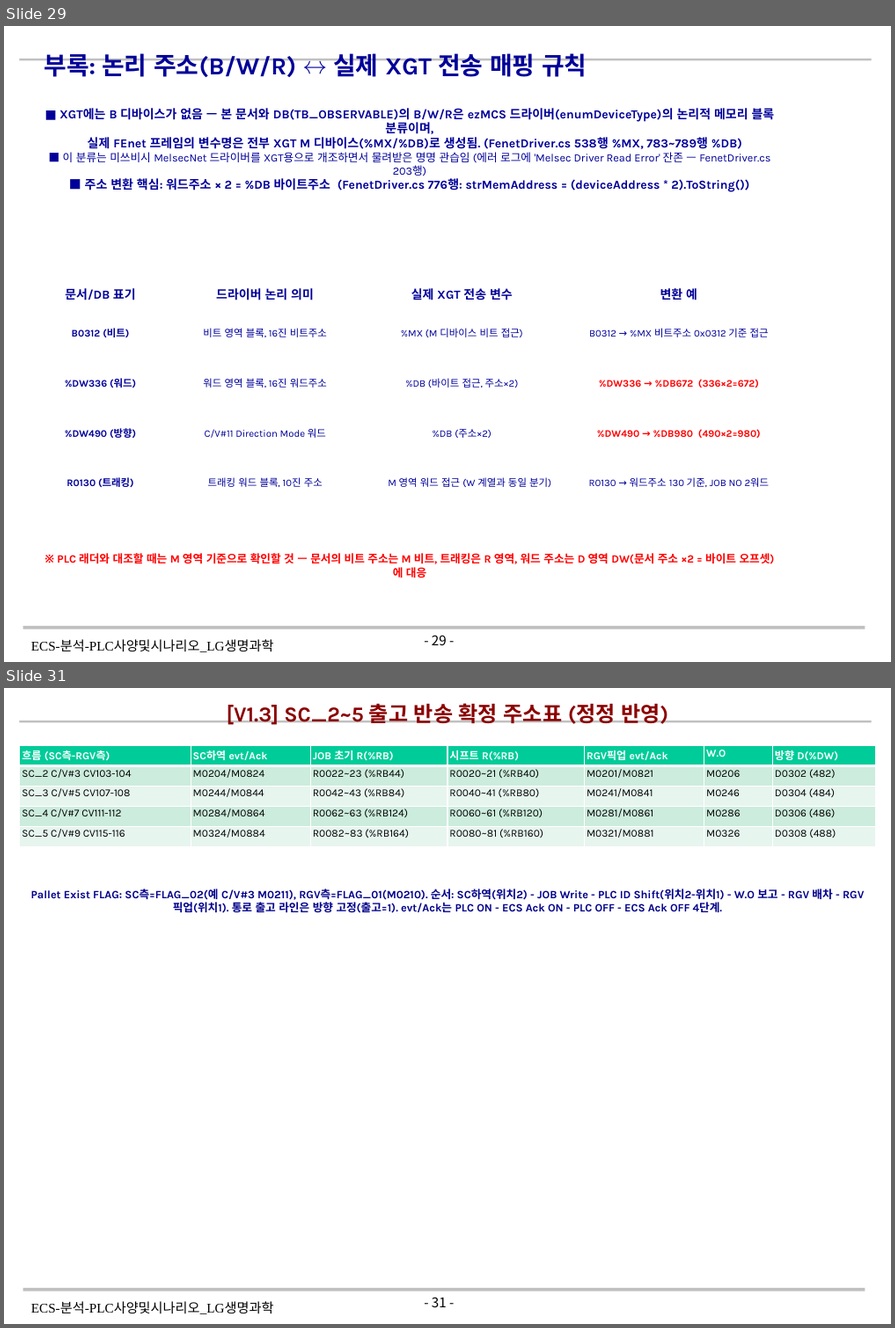
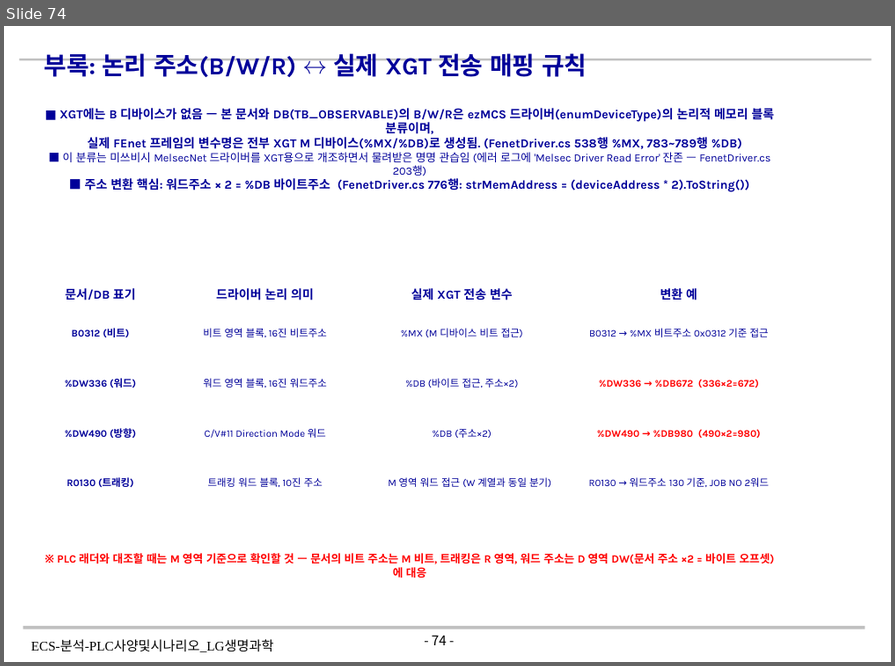
Before and after one commit to yeorijby-coder/LGLS_ALL, a slide deck: ECS-분석-PLC사양및시나리오_LG생명과학_V1.3_20260819.pptx. Shown one above the other, each under a label of ours: slides 29 and 31 before the commit, slide 74 after it; the slides between them are not shown. The pictures are 895x1328 and 895x666 pixels, drawn with LibreOffice and Linux fonts; fonts in the diff are those of the drawing; background and template pictures are left out. Boxes give left, top, right and bottom in pixels: in the first picture for what was removed or moved away, otherwise in the second. Text is boxed around its words. In the diff, an @@ line names an element or a change of style, - is before the commit and + after.

```diff
--- a/ECS-분석-PLC사양및시나리오_LG생명과학_V1.3_20260819.pptx
+++ b/ECS-분석-PLC사양및시나리오_LG생명과학_V1.3_20260819.pptx
@@ slide 31 removed at box(4, 688, 891, 1324), background #FFFFFF; not listed: 4 template elements that a slide beside it also shows @@
@@ text removed at box(227, 703, 668, 725) @@
-[V1.3] SC_2~5 출고 반송 확정 주소표 (정정 반영)
@@ table removed at box(19, 746, 874, 846), 5 rows, 7 columns @@
-흐름 (SC측-RGV측) | SC하역 evt/Ack | JOB 초기 R(%RB) | 시프트 R(%RB) | RGV픽업 evt/Ack | W.O | 방향 D(%DW)
-SC_2 C/V#3 CV103-104 | M0204/M0824 | R0022~23 (%RB44) | R0020~21 (%RB40) | M0201/M0821 | M0206 | D0302 (482)
-SC_3 C/V#5 CV107-108 | M0244/M0844 | R0042~43 (%RB84) | R0040~41 (%RB80) | M0241/M0841 | M0246 | D0304 (484)
-SC_4 C/V#7 CV111-112 | M0284/M0864 | R0062~63 (%RB124) | R0060~61 (%RB120) | M0281/M0861 | M0286 | D0306 (486)
-SC_5 C/V#9 CV115-116 | M0324/M0884 | R0082~83 (%RB164) | R0080~81 (%RB160) | M0321/M0881 | M0326 | D0308 (488)
@@ text removed at box(31, 889, 864, 913) @@
-Pallet Exist FLAG: SC측=FLAG_02(예 C/V#3 M0211), RGV측=FLAG_01(M0210). 순서: SC하역(위치2) - JOB Write - PLC ID Shift(위치2-위치1) - W.O 보고 - RGV 배차 - RGV 픽업(위치1). 통로 출고 라인은 방향 고정(출고=1). evt/Ack는 PLC ON - ECS Ack ON - PLC OFF - ECS Ack OFF 4단계.
@@ what was slide 29 is now slide 74 @@
@@ page number at box(432, 636, 447, 646): text changed @@
-- 29 -
+- 74 -
```
Also in this commit, not shown: 1 slide changed, 45 slides added, 13 other slides removed.
